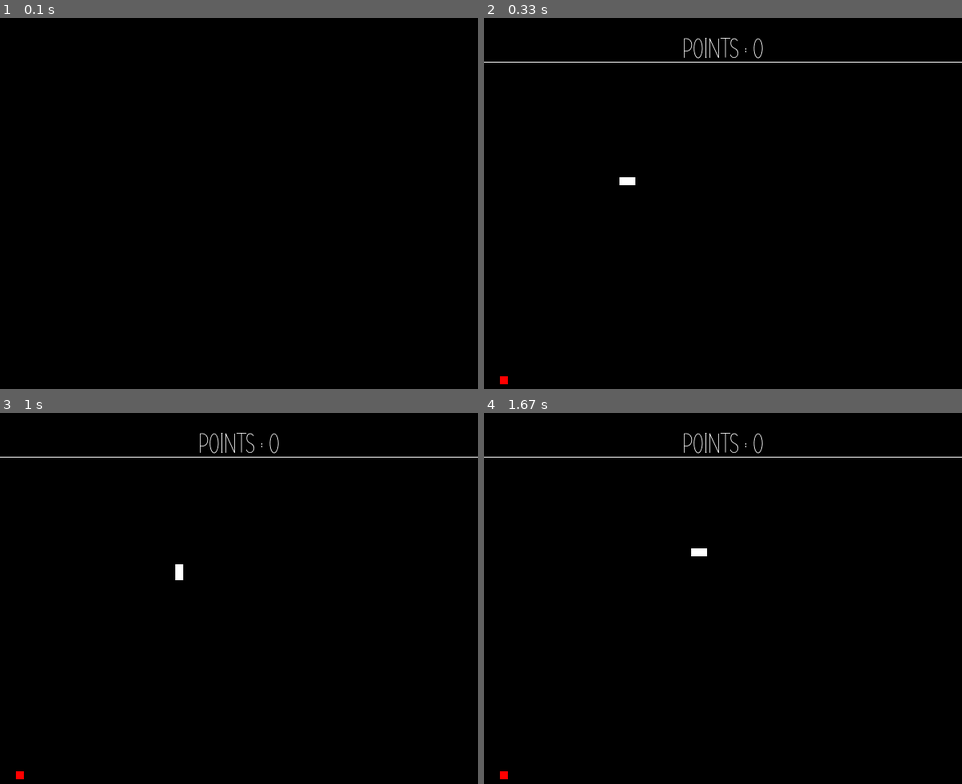
Above: before the commit, frames 1-4 (two rows, left to right).
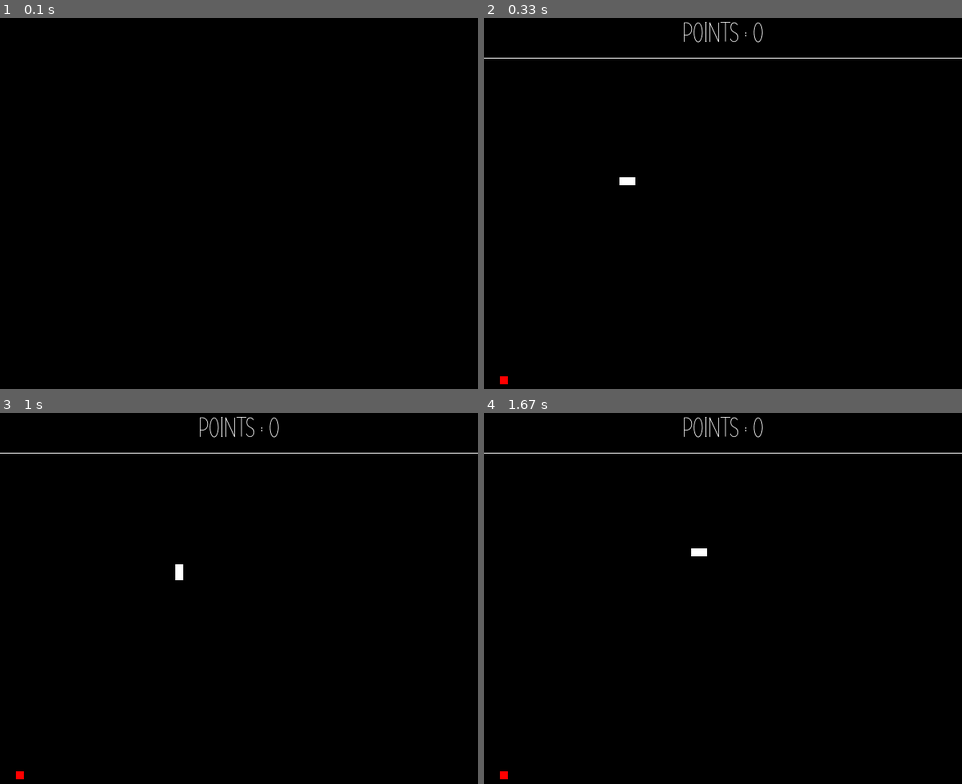
Above: after the commit, the same moments.

Repository: LUDUSLab/stem-games
Game: pygame game, started from gabi.breval/snake/snake.py
The game is run twice, just before and just after one commit, with the same random seed, the same clock (stepped at 60 frames per second) and the same inputs.
Inputs:
- Up to frame 1 (0.1 s): no input
- Up to frame 2 (0.33 s): no input
- Up to frame 3 (1 s): hold Right 0.33-0.8 s; hold Up from 0.83 s (still down)
- Up to frame 4 (1.67 s): release Up at 1.13 s; hold Right 1.17-1.63 s

Frame 1 is identical in both runs. In frame 2, 0.8% of the frame differs, in the area x 0-100%, y 1-13%; in frame 3, 0.8%; in frame 4, 0.8%.

Commit message:
Modifications

Diff:
--- a/gabi.breval/snake/snake.py
+++ b/gabi.breval/snake/snake.py
@@ -21,13 +21,13 @@
                               35)
 score_text = score_font.render('Points : 0', True, COLOR_WHITE, COLOR_BLACK)
 score_text_rect = score_text.get_rect()
-score_text_rect.center = (WIDTH / 2, 40)
+score_text_rect.center = (WIDTH / 2, 20)
 score = 0
 
 
 def on_grid_random():
     x = random.randint(0, 590)
-    y = random.randint(60, 590)
+    y = random.randint(55, 590)
     return x // 10 * 10, y // 10 * 10
 
 
@@ -105,7 +105,7 @@
     screen.fill((0, 0, 0))  # cleaning the screen
     screen.blit(apple, apple_pos)
     screen.blit(score_text, score_text_rect)
-    pygame.draw.line(screen, COLOR_WHITE, [0, 55], [600, 55], 1)
+    pygame.draw.line(screen, COLOR_WHITE, [0, 50], [600, 50], 1)
 
     '''
     Sintaxe :
